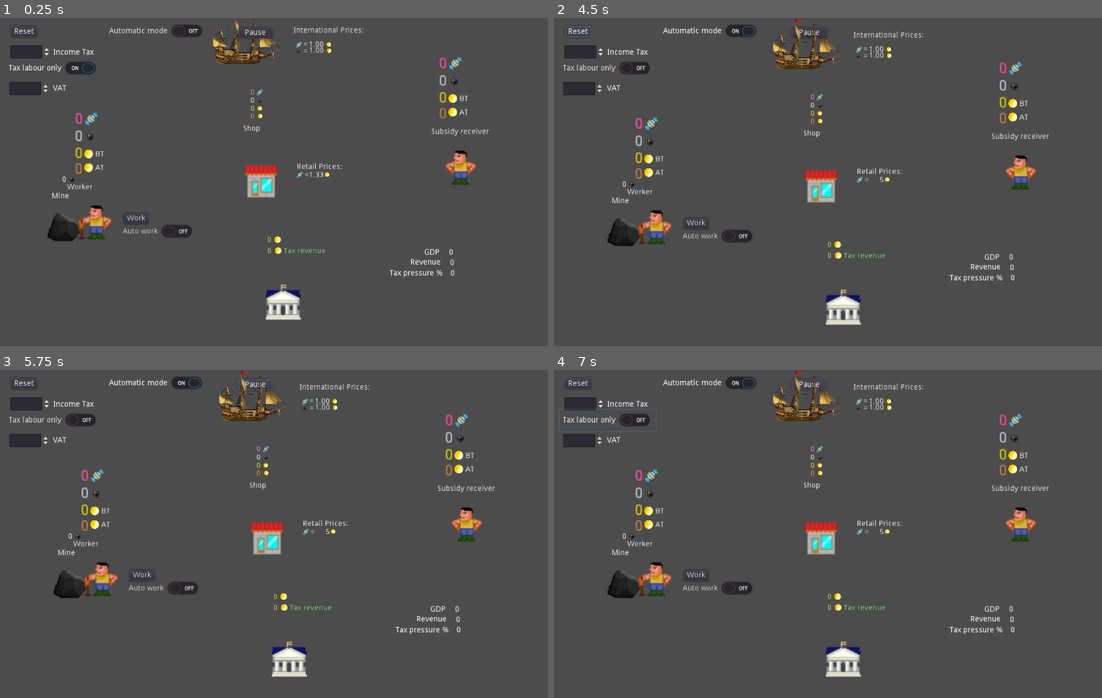
Above: before the commit, frames 1-4 (two rows, left to right).
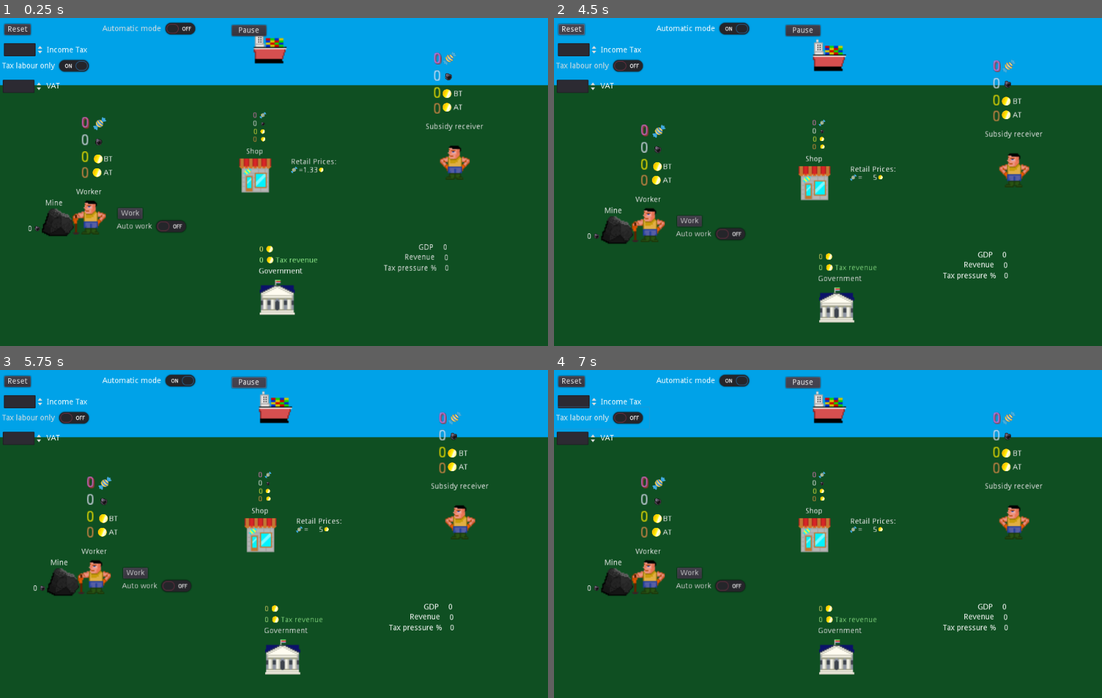
Above: after the commit, the same moments.

Repository: carlostgit/taxes
Game: Godot game, scene res://Control.tscn
Two runs of this game, one before a commit and one after it. Both use one fixed random seed, a clock stepped at 60 frames per second and the inputs below.
Inputs:
- Up to frame 1 (0.25 s): no input
- Up to frame 2 (4.5 s): click "Work" at 0.5 s; click "Auto work" at 1.25 s; click "Automatic mode" at 2 s; click "Sell ore" at 2.75 s; click "Tax labour only" at 3.5 s; click "Reset" at 4.25 s
- Up to frame 3 (5.75 s): click "Pause" at 5 s
- Up to frame 4 (7 s): hold Right (ui_right) 5.78-6.53 s; hold Down (ui_down) from 6.53 s (still down)

The runs differ from the first frame. In frame 1, 99% of the frame differs, in the area x 0-100%, y 0-100%; in frame 2, 99%; in frame 3, 99%; in frame 4, 99%.

Commit message:
añado el dibujito del barco, y un fondo cutre

Diff:
--- a/Control.tscn
+++ b/Control.tscn
@@ -7,10 +7,10 @@
 pause_mode = 2
 anchor_right = 1.0
 anchor_bottom = 1.0
-margin_left = 13.0
-margin_top = 9.0
-margin_right = 13.0
-margin_bottom = 9.0
+margin_left = 1.34662
+margin_top = 4.50102
+margin_right = 1.34662
+margin_bottom = 4.50102
 script = ExtResource( 1 )
 
 [node name="Button_reset" type="Button" parent="."]
@@ -23,7 +23,7 @@
 [node name="Node2D" parent="." groups=[
 "main_scene_group",
 ] instance=ExtResource( 2 )]
-position = Vector2( -12, -8 )
+position = Vector2( -10.5858, -12.9498 )
 
 [node name="Label_VAT" type="Label" parent="."]
 margin_left = 84.0
--- a/KinematicBody2D_worker.tscn
+++ b/KinematicBody2D_worker.tscn
@@ -48,6 +48,84 @@
 anims/waiting = SubResource( 1 )
 anims/working = SubResource( 2 )
 
+[node name="Label_money" parent="." index="3"]
+margin_left = -76.7107
+margin_top = -120.464
+margin_right = -36.7107
+margin_bottom = -106.464
+
+[node name="Label2" parent="Label_money" index="0"]
+margin_left = 53.318
+margin_top = 5.12133
+margin_right = 72.318
+margin_bottom = 19.1213
+
+[node name="TextureRect" parent="Label_money" index="1"]
+margin_left = 43.8658
+margin_top = 3.82843
+margin_right = 83.8658
+margin_bottom = 43.8284
+
+[node name="Label_ore" parent="." index="4"]
+margin_left = -79.418
+margin_top = -151.172
+margin_right = -38.4178
+margin_bottom = -137.172
+
+[node name="TextureRect" parent="Label_ore" index="0"]
+margin_left = 45.3323
+margin_top = 4.22225
+margin_right = 88.3323
+margin_bottom = 45.2223
+
+[node name="Label_candy" parent="." index="5"]
+margin_left = -75.468
+margin_top = -182.879
+margin_right = -36.468
+margin_bottom = -168.879
+
+[node name="TextureRect" parent="Label_candy" index="0"]
+margin_left = 42.0981
+margin_top = 1.35352
+margin_right = 106.098
+margin_bottom = 65.3535
+
+[node name="Label_after_taxes" parent="." index="7"]
+margin_left = -75.4645
+margin_top = -91.414
+margin_right = -36.4645
+margin_bottom = -76.4142
+
+[node name="TextureRect2" parent="Label_after_taxes" index="0"]
+margin_left = 42.1821
+margin_top = 2.03136
+margin_right = 82.1821
+margin_bottom = 42.0314
+
+[node name="Label" parent="Label_after_taxes" index="1"]
+margin_left = 52.2573
+margin_top = 2.99999
+margin_right = 71.2573
+margin_bottom = 19.0
+
+[node name="Button_pay_taxes" parent="." index="8"]
+margin_left = 54.4213
+margin_top = -112.757
+margin_right = 126.421
+margin_bottom = -92.757
+
+[node name="Button_buy_candies" parent="." index="9"]
+margin_left = 52.0071
+margin_top = -84.121
+margin_right = 141.007
+margin_bottom = -64.121
+
+[node name="Button_sell_ore" parent="." index="10"]
+margin_left = 53.5929
+margin_top = -144.172
+margin_right = 113.593
+margin_bottom = -124.172
+
 [node name="Button_work" type="Button" parent="." index="11"]
 margin_left = 55.0
 margin_top = -14.0
@@ -65,5 +143,9 @@
 text = "Auto work"
 
 [node name="Label" parent="." index="14"]
+margin_left = -21.0834
+margin_top = -49.8824
+margin_right = 83.9166
+margin_bottom = -35.8824
 text = "Worker"
 [connection signal="pressed" from="Button_work" to="." method="_on_Button_work_pressed"]
--- a/Node2D.tscn
+++ b/Node2D.tscn
@@ -17,6 +17,7 @@
 [ext_resource path="res://StaticBody2D_government.gd" type="Script" id=15]
 [ext_resource path="res://government.png" type="Texture" id=16]
 [ext_resource path="res://Control_info.gd" type="Script" id=17]
+[ext_resource path="res://background.png" type="Texture" id=18]
 
 [sub_resource type="Animation" id=1]
 resource_name = "Walk"
@@ -41,8 +42,8 @@
 
 [node name="ship" type="Sprite" parent="."]
 editor/display_folded = true
-position = Vector2( 451.166, 37.5624 )
-scale = Vector2( 0.1, 0.1 )
+position = Vector2( 500.656, 60.8816 )
+scale = Vector2( 2, 2 )
 texture = ExtResource( 2 )
 
 [node name="Label_int_prices" type="Label" parent="ship"]
@@ -148,10 +149,10 @@
 texture = ExtResource( 9 )
 
 [node name="Label_ore" type="Label" parent="Area2D_mine"]
-margin_left = -22.4142
-margin_top = -87.0104
-margin_right = 8.58578
-margin_bottom = -73.0104
+margin_left = -75.4143
+margin_top = 11.9898
+margin_right = -44.4143
+margin_bottom = 25.9898
 text = "0"
 align = 2
 
@@ -165,10 +166,10 @@
 texture = ExtResource( 5 )
 
 [node name="Label" type="Label" parent="Area2D_mine"]
-margin_left = -19.4454
-margin_top = -57.2757
-margin_right = 20.5546
-margin_bottom = -43.2757
+margin_left = -20.0
+margin_top = -34.9999
+margin_right = 20.0
+margin_bottom = -20.9999
 text = "Mine"
 
 [node name="Area2D_ore" parent="." instance=ExtResource( 10 )]
@@ -180,6 +181,7 @@
 position = Vector2( -189, 201 )
 
 [node name="StaticBody2D_shop" type="StaticBody2D" parent="."]
+editor/display_folded = true
 position = Vector2( 452.863, 297.48 )
 script = ExtResource( 12 )
 _government = NodePath("../StaticBody2D_government")
@@ -195,10 +197,10 @@
 
 [node name="Label_money" type="Label" parent="StaticBody2D_shop"]
 editor/display_folded = true
-margin_left = -27.0
-margin_top = -139.0
-margin_right = 11.0
-margin_bottom = -125.0
+margin_left = -11.0
+margin_top = -87.9999
+margin_right = 27.0
+margin_bottom = -73.9999
 custom_colors/font_color = Color( 0.913725, 0.952941, 0.254902, 1 )
 text = "0"
 align = 2
@@ -214,10 +216,10 @@
 
 [node name="Label_ore" type="Label" parent="StaticBody2D_shop"]
 editor/display_folded = true
-margin_left = -25.1036
-margin_top = -154.056
-margin_right = 10.8964
-margin_bottom = -140.056
+margin_left = -9.10357
+margin_top = -103.056
+margin_right = 26.8964
+margin_bottom = -89.0559
 text = "0"
 align = 2
 
@@ -232,10 +234,10 @@
 
 [node name="Label_candy" type="Label" parent="StaticBody2D_shop"]
 editor/display_folded = true
-margin_left = -26.0
-margin_top = -169.435
-margin_right = 11.0
-margin_bottom = -155.435
+margin_left = -9.99997
+margin_top = -118.435
+margin_right = 27.0
+margin_bottom = -104.435
 custom_colors/font_color = Color( 0.988235, 0.509804, 0.811765, 1 )
 text = "0"
 align = 2
@@ -251,10 +253,10 @@
 
 [node name="Label_after_taxes" type="Label" parent="StaticBody2D_shop"]
 editor/display_folded = true
-margin_left = -25.6464
-margin_top = -124.738
-margin_right = 11.3536
-margin_bottom = -110.738
+margin_left = -9.64637
+margin_top = -73.7379
+margin_right = 27.3536
+margin_bottom = -59.7379
 custom_colors/font_color = Color( 0.929412, 0.607843, 0.270588, 1 )
 text = "0"
 align = 2
@@ -269,19 +271,19 @@
 texture = ExtResource( 4 )
 
 [node name="Button_pay_taxes" type="Button" parent="StaticBody2D_shop"]
-margin_left = 34.701
-margin_top = -144.324
-margin_right = 106.701
-margin_bottom = -124.324
+margin_left = 50.701
+margin_top = -93.3239
+margin_right = 122.701
+margin_bottom = -73.3239
 text = "Pay taxes"
 
 [node name="Timer" type="Timer" parent="StaticBody2D_shop"]
 
 [node name="Label" type="Label" parent="StaticBody2D_shop"]
-margin_left = -10.2531
-margin_top = -102.884
-margin_right = 29.7469
-margin_bottom = -88.884
+margin_left = 5.74693
+margin_top = -51.8839
+margin_right = 45.7469
+margin_bottom = -37.8839
 text = "Shop"
 
 [node name="Control_prices" type="Control" parent="StaticBody2D_shop"]
@@ -347,50 +349,57 @@
 shape = SubResource( 4 )
 
 [node name="Label_money" type="Label" parent="StaticBody2D_government"]
-margin_left = -52.0
-margin_top = -119.0
-margin_right = -18.0
-margin_bottom = -105.0
+margin_left = -56.0
+margin_top = -92.9999
+margin_right = -22.0
+margin_bottom = -78.9999
 custom_colors/font_color = Color( 0.933333, 0.913725, 0.439216, 1 )
 text = "0"
 align = 2
 
+[node name="TextureRect" type="TextureRect" parent="StaticBody2D_government/Label_money"]
+margin_left = 38.5649
+margin_top = 0.206055
+margin_right = 78.5649
+margin_bottom = 40.2063
+rect_scale = Vector2( 0.3, 0.3 )
+hint_tooltip = "Coins stored"
+texture = ExtResource( 4 )
+
 [node name="Label_collected" type="Label" parent="StaticBody2D_government"]
-margin_left = -80.0
-margin_top = -99.0
-margin_right = -18.0
-margin_bottom = -85.0
+margin_left = -84.0
+margin_top = -72.9999
+margin_right = -22.0
+margin_bottom = -58.9999
 custom_colors/font_color = Color( 0.729412, 1, 0.576471, 1 )
 text = "0"
 align = 2
 
-[node name="Timer" type="Timer" parent="StaticBody2D_government"]
-
-[node name="Label_collected_text" type="Label" parent="StaticBody2D_government"]
-margin_left = 4.11444
-margin_top = -99.4246
-margin_right = 102.114
-margin_bottom = -85.4246
+[node name="TextureRect2" type="TextureRect" parent="StaticBody2D_government/Label_collected"]
+margin_left = 67.6257
+margin_top = -0.348145
+margin_right = 107.626
+margin_bottom = 39.6519
+rect_scale = Vector2( 0.3, 0.3 )
+hint_tooltip = "Tax revenue"
+texture = ExtResource( 4 )
+
+[node name="Label_collected_text" type="Label" parent="StaticBody2D_government/Label_collected"]
+margin_left = 84.1144
+margin_top = -0.424591
+margin_right = 182.114
+margin_bottom = 13.5754
 custom_colors/font_color = Color( 0.54902, 0.913725, 0.537255, 1 )
 text = "Tax revenue"
 
-[node name="TextureRect" type="TextureRect" parent="StaticBody2D_government"]
-margin_left = -13.4351
-margin_top = -118.794
-margin_right = 26.5649
-margin_bottom = -78.7938
-rect_scale = Vector2( 0.3, 0.3 )
-hint_tooltip = "Coins stored"
-texture = ExtResource( 4 )
-
-[node name="TextureRect2" type="TextureRect" parent="StaticBody2D_government"]
-margin_left = -12.3743
-margin_top = -99.3482
-margin_right = 27.6257
-margin_bottom = -59.3482
-rect_scale = Vector2( 0.3, 0.3 )
-hint_tooltip = "Tax revenue"
-texture = ExtResource( 4 )
+[node name="Timer" type="Timer" parent="StaticBody2D_government"]
+
+[node name="Label" type="Label" parent="StaticBody2D_government"]
+margin_left = -31.0001
+margin_top = -53.0002
+margin_right = 48.9999
+margin_bottom = -39.0002
+text = "Government"
 
 [node name="Control_info" type="Control" parent="."]
 margin_left = 704.0
@@ -440,6 +449,15 @@
 margin_right = 103.0
 margin_bottom = 76.0
 text = "Tax pressure %"
+
+[node name="ParallaxBackground" type="ParallaxBackground" parent="."]
+
+[node name="ParallaxLayer" type="ParallaxLayer" parent="ParallaxBackground"]
+
+[node name="Sprite" type="Sprite" parent="ParallaxBackground/ParallaxLayer"]
+position = Vector2( 509.118, 379.01 )
+scale = Vector2( 32, 32 )
+texture = ExtResource( 18 )
 [connection signal="working_signal" from="KinematicBody2D_worker" to="Area2D_mine" method="_on_KinematicBody2D_worker_working_signal"]
 [connection signal="body_entered" from="Area2D_mine" to="." method="_on_Area2D_mine_body_entered"]
 [connection signal="pressed" from="StaticBody2D_shop/Button_pay_taxes" to="StaticBody2D_shop" method="_on_Button_pay_taxes_pressed"]
Not shown: 1 places in Node2D.tscn that only renumber resources
Binary file added: background.png
Not shown, added: background.png.import
Binary file changed: ship.png
Binary file added: ship_old.png
Not shown, added: ship_old.png.import
Binary file changed: shop.png
